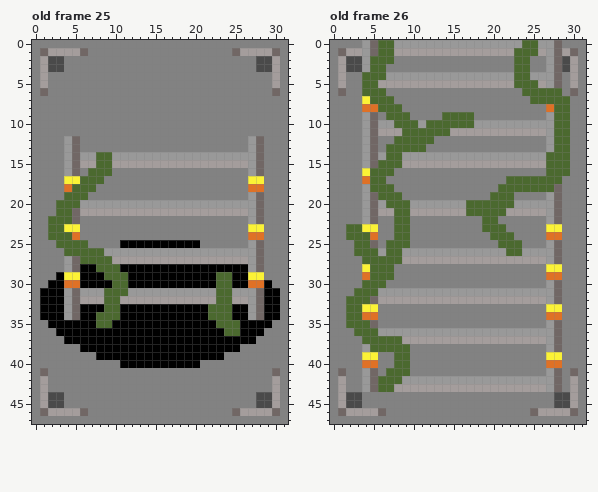
File history of a pixel-art file, assets/art/map-overgrown32x48.aseprite. Above, as it was before the edit.
32x48 pixels, 38 frames. Colours within 5 levels of each other are drawn and written as one. Shown: old frame 25, old frame 26.
After:
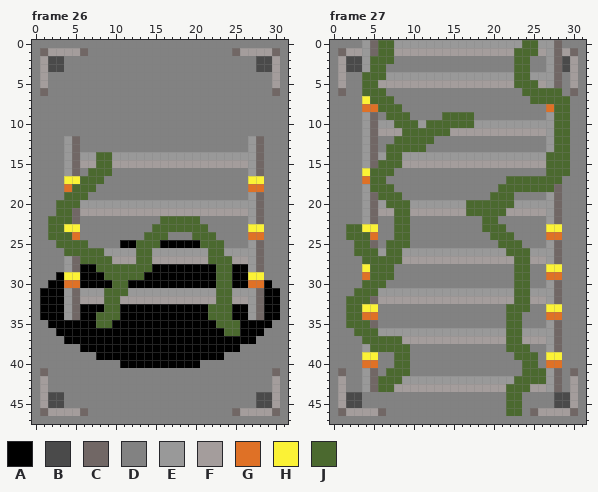
Palette (. is transparent): A #000000  B #4a4a4a  C #716765  D #828282  E #999999  F #a49d9c  G #df7126  H #fbf236  J #4b692f
A new or re-ordered frame is compared with the old frame closest to it.
Commit: Add new spreader entity and overgrowth feature for plant monsters
Difference:
frames 38 -> 40
Frame 26 is new; against old frame 25, layer "overgrowth":
Colour A becomes colour J in row 25 at x 13 to 15; in row 28 at x 11 to 14 and 23 to 24; in row 29 at x 12 to 13.
Colour D becomes colour J in row 22 at x 16 to 20; in row 23 at x 15 to 21; in row 24 at x 14 to 16 and 20 to 22; in row 25 at x 21 to 23.
Colour E becomes colour J in row 26 at x 13 to 14 and 22 to 23.
Colour F becomes colour J in row 27 at x 13 to 14 and 22 to 24.
Frame 27 is new; against old frame 26, layer "overgrowth":
Colour D becomes colour J in rows 28 to 30 at x 23 to 24; in row 33 at x 22 to 24; in rows 34 to 35 at x 22 to 23; in row 38 at x 22 to 24; in row 39 at x 23 to 25; in row 40 at x 24 to 25.
Colour D becomes colour J in row 41 at x 24 to 26; in rows 44 to 46 at x 22 to 23.
Colour E becomes colour J in row 26 at x 24; in row 31 at x 23 to 24; in row 36 at x 22 to 23; in row 42 at x 23 to 26.
Colour F becomes colour J in row 27 at x 23 to 24; in row 32 at x 23 to 24; in row 37 at x 22 to 23; in row 43 at x 22 to 24.
Boxes around the changes in both pictures, in picture pixels (x1, y1, x2, y2):
changed: (120, 216, 232, 280)
changed: (506, 248, 546, 416)
